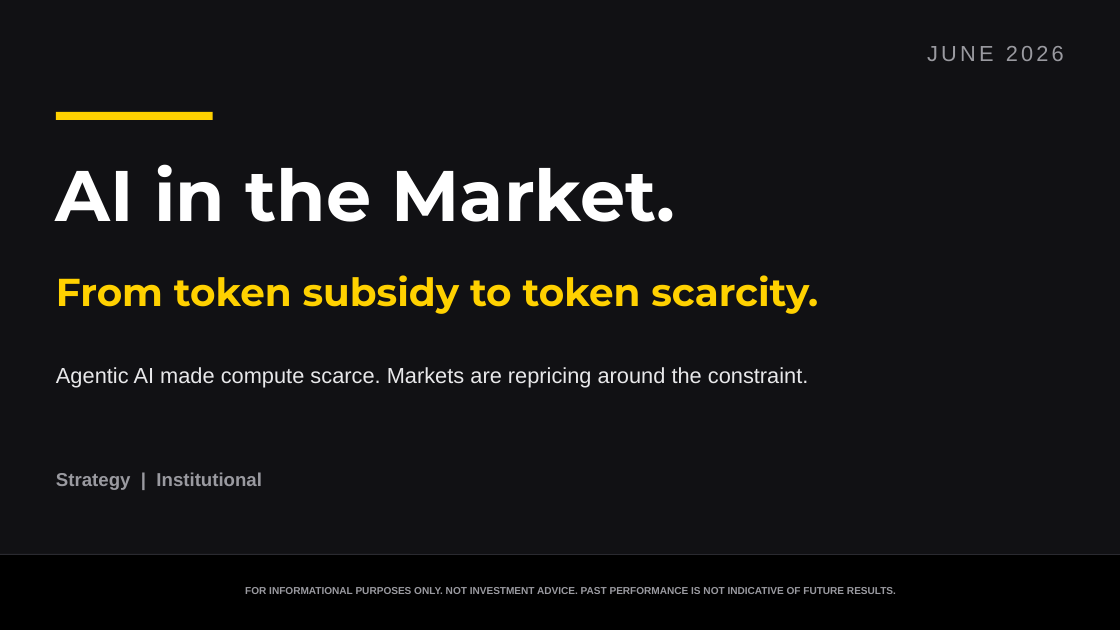
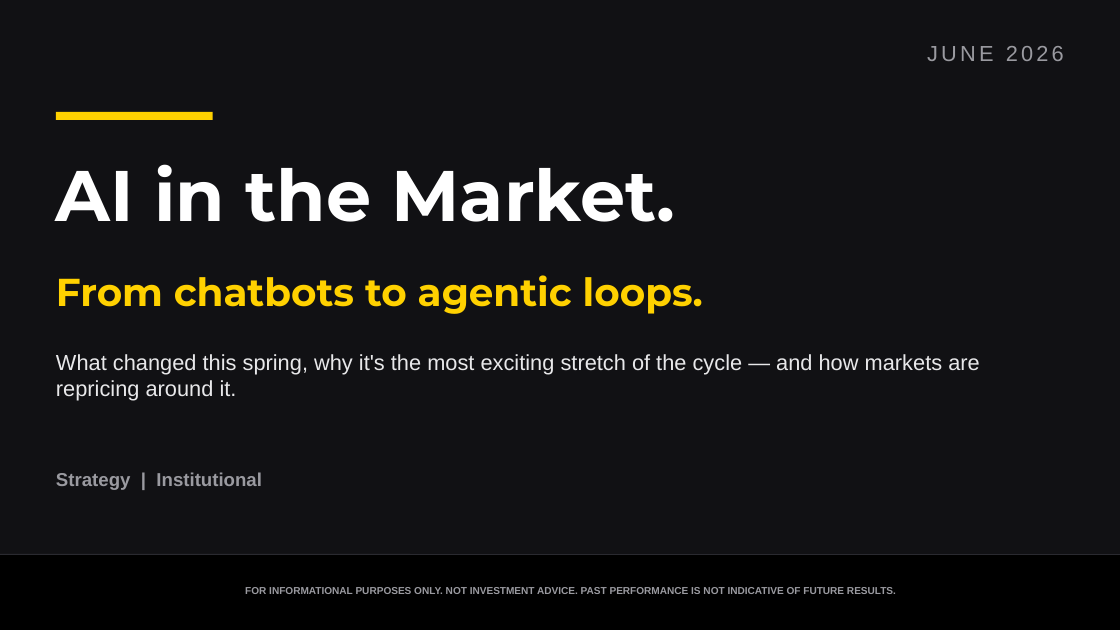
Before and after one commit to samuelcmcclellan-cell/ai-markets-deck, a slide deck: slide 1 of ai-markets-deck.pptx. Drawn at 1120x630 pixels with LibreOffice and Linux fonts; fonts in the diff are those of the drawing. Boxes give left, top, right and bottom in pixels: in the first picture for what was removed or moved away, otherwise in the second. Text is boxed around its words. In the diff, an @@ line names an element or a change of style, - is before the commit and + after.

```diff
--- a/ai-markets-deck.pptx
+++ b/ai-markets-deck.pptx
@@ text at (56,275,703,314): text changed @@
-From token subsidy to token scarcity.
+From chatbots to agentic loops.
@@ text at (56,354,979,401): text changed @@
-Agentic AI made compute scarce. Markets are repricing around the constraint.
+What changed this spring, why it's the most exciting stretch of the cycle — and how markets are repricing around it.
```
Also in this commit, not shown: 17 other slides changed, 7 slides added, 2 slides removed, 33 other files.
